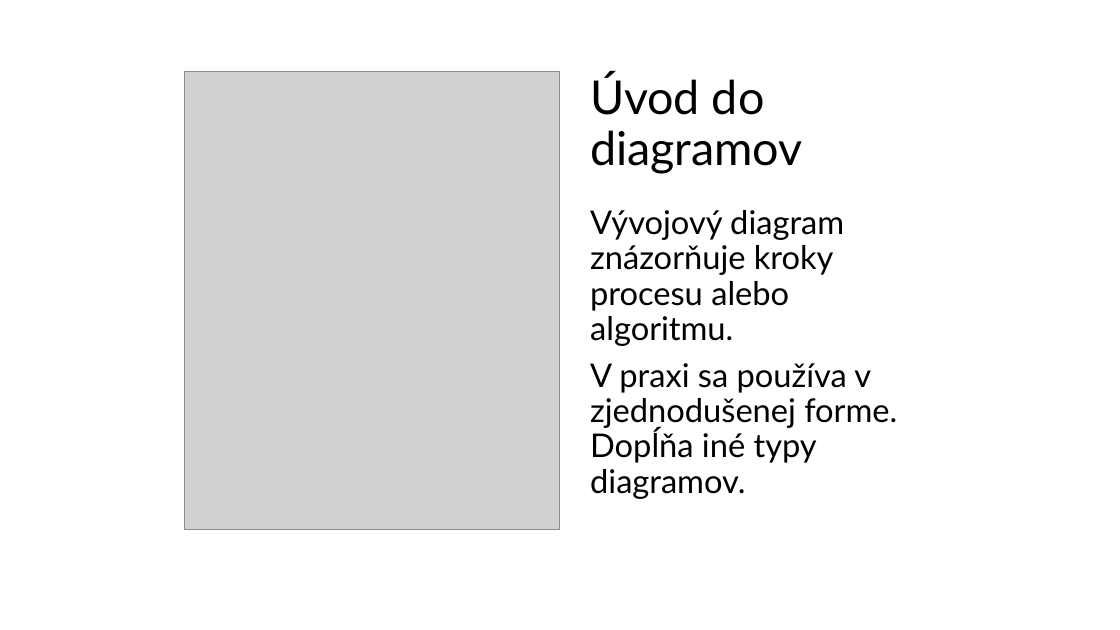
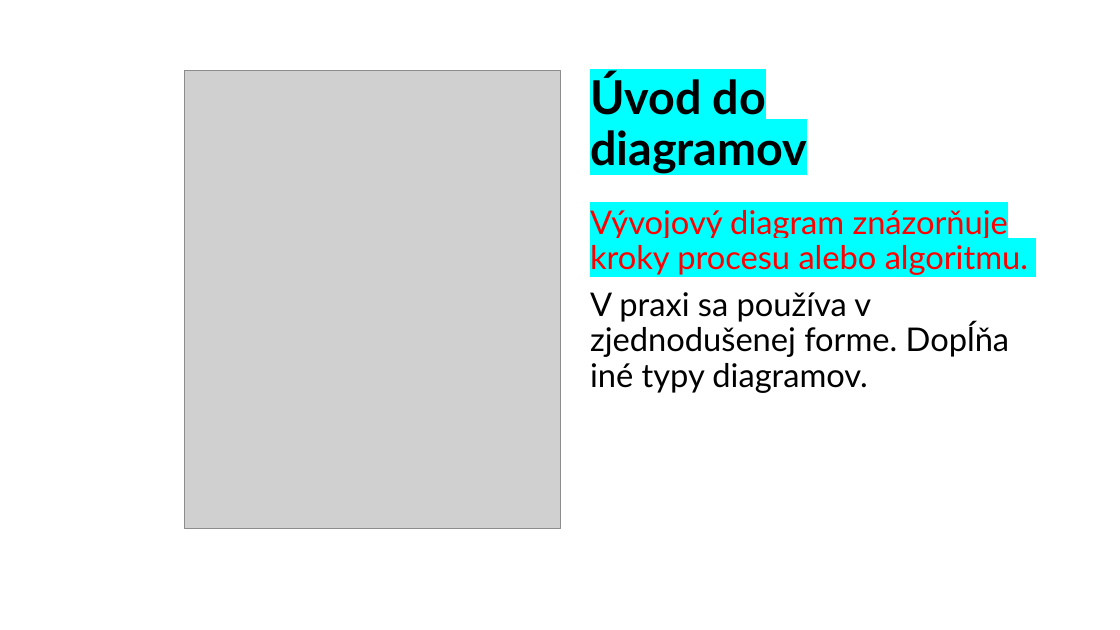
Before and after one commit to wagjo/oop, a slide deck: slide 6 of prezentacie/c01w.pptx (slide 5 before the commit). Drawn at 1120x630 pixels with LibreOffice and Linux fonts; fonts in the diff are those of the drawing; grey boxes stand for pictures. Boxes give left, top, right and bottom in pixels: in the first picture for what was removed or moved away, otherwise in the second. Text is boxed around its words. In the diff, an @@ line names an element or a change of style, - is before the commit and + after.

```diff
--- a/prezentacie/c01w.pptx
+++ b/prezentacie/c01w.pptx
@@ title "Úvod do diagramov" at [590,74,807,174]: highlight none to #00FFFF, bold on @@
@@ text at [590,210,1028,275]: text colour #000000 to #FF0000, highlight none to #00FFFF in "Vývojový diagram znázorňuje kroky procesu alebo algoritmu." @@
```
Also in this commit, not shown: 6 other slides changed, 1 slide added, 1 other file.
